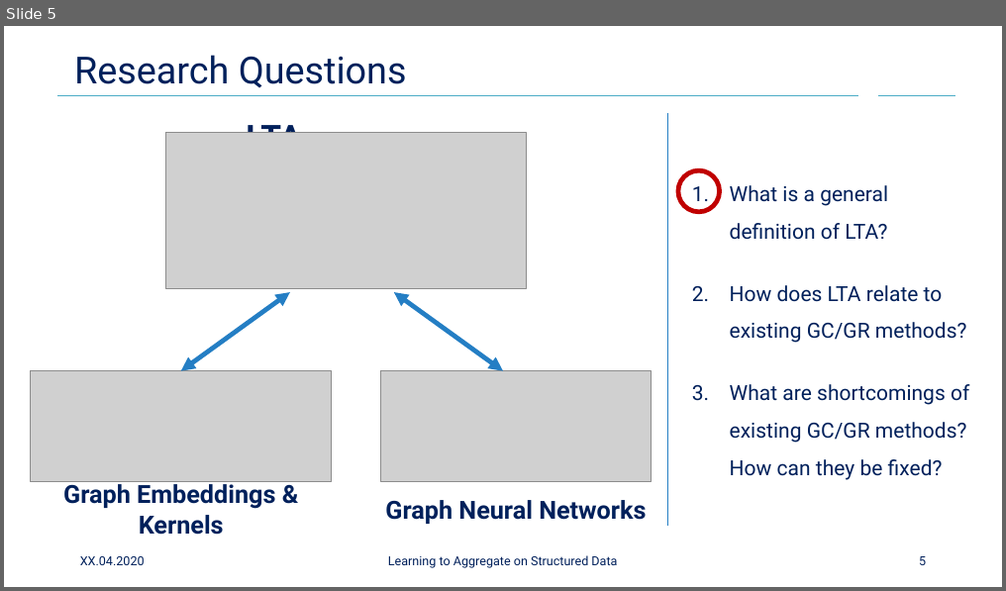
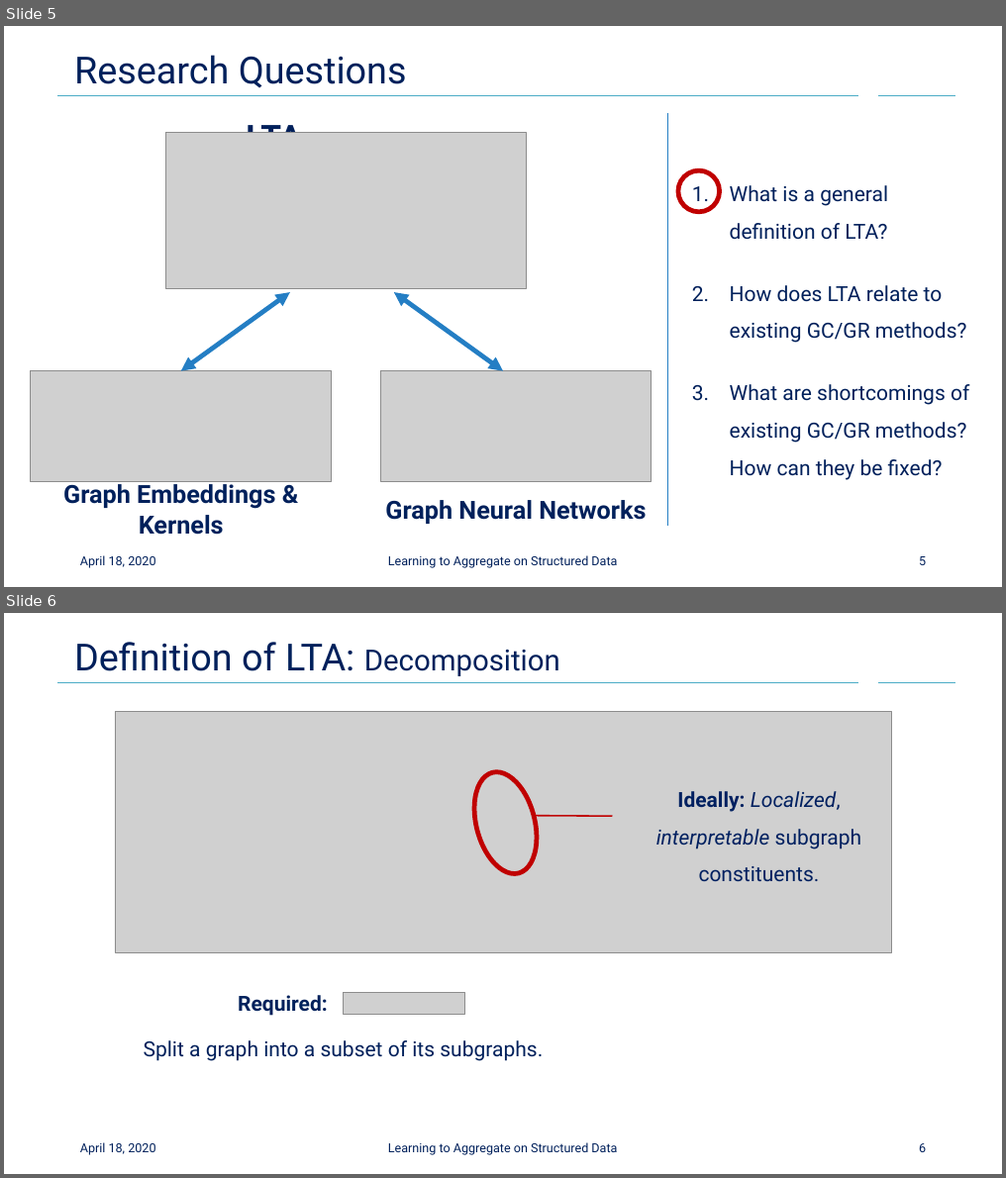
Before and after one commit to Cortys/master-thesis, a slide deck: presentation/final/final_presentation.pptx. Shown one above the other, each under a label of ours: slide 5 before the commit, slides 5 and 6 after it. The pictures are 1006x591 and 1006x1178 pixels, drawn with LibreOffice and Linux fonts; fonts in the diff are those of the drawing; grey boxes stand for pictures; background and template pictures are left out. Boxes give left, top, right and bottom in pixels: in the first picture for what was removed or moved away, otherwise in the second. Text is boxed around its words. In the diff, an @@ line names an element or a change of style, - is before the commit and + after.

Commit message:
added lta definition slides

```diff
--- a/presentation/final/final_presentation.pptx
+++ b/presentation/final/final_presentation.pptx
@@ slide 6 added at bbox=[4, 613, 1002, 1174], background #FFFFFF; not listed: 2 template elements that a slide beside it also shows @@
@@ title added at bbox=[74, 642, 560, 676], 36 pt, text #00205B @@
+Definition of LTA: Decomposition
@@ picture added at bbox=[115, 712, 891, 953] @@
@@ ellipse added at bbox=[464, 765, 547, 880], outline #C00000 4.5 pt @@
@@ line added from (534, 816) to (613, 816), #C00000 1.5 pt @@
@@ text added at bbox=[656, 791, 862, 881], 20 pt, text #002060 @@
+Ideally: Localized, interpretable subgraph constituents.
@@ text added at bbox=[238, 995, 328, 1016], 20 pt, text #00205B, bold @@
+Required:
@@ picture added at bbox=[344, 993, 465, 1014] @@
@@ text added at bbox=[144, 1041, 543, 1061], 20 pt, text #00205B @@
+Split a graph into a subset of its subgraphs.
@@ text added at bbox=[80, 1143, 155, 1156], 12 pt, text #00205B @@
+April 18, 2020
@@ text added at bbox=[388, 1143, 617, 1156], 12 pt, text #00205B @@
+Learning to Aggregate on Structured Data
@@ page number added at bbox=[919, 1144, 926, 1153], 12 pt, text #00205B @@
+6
@@ slide 5 changed as well @@
@@ text at bbox=[80, 556, 155, 569]: text changed @@
-XX.04.2020
+April 18, 2020
```
Also in this commit, not shown: 5 other slides changed, 4 other slides added, 9 other files.
